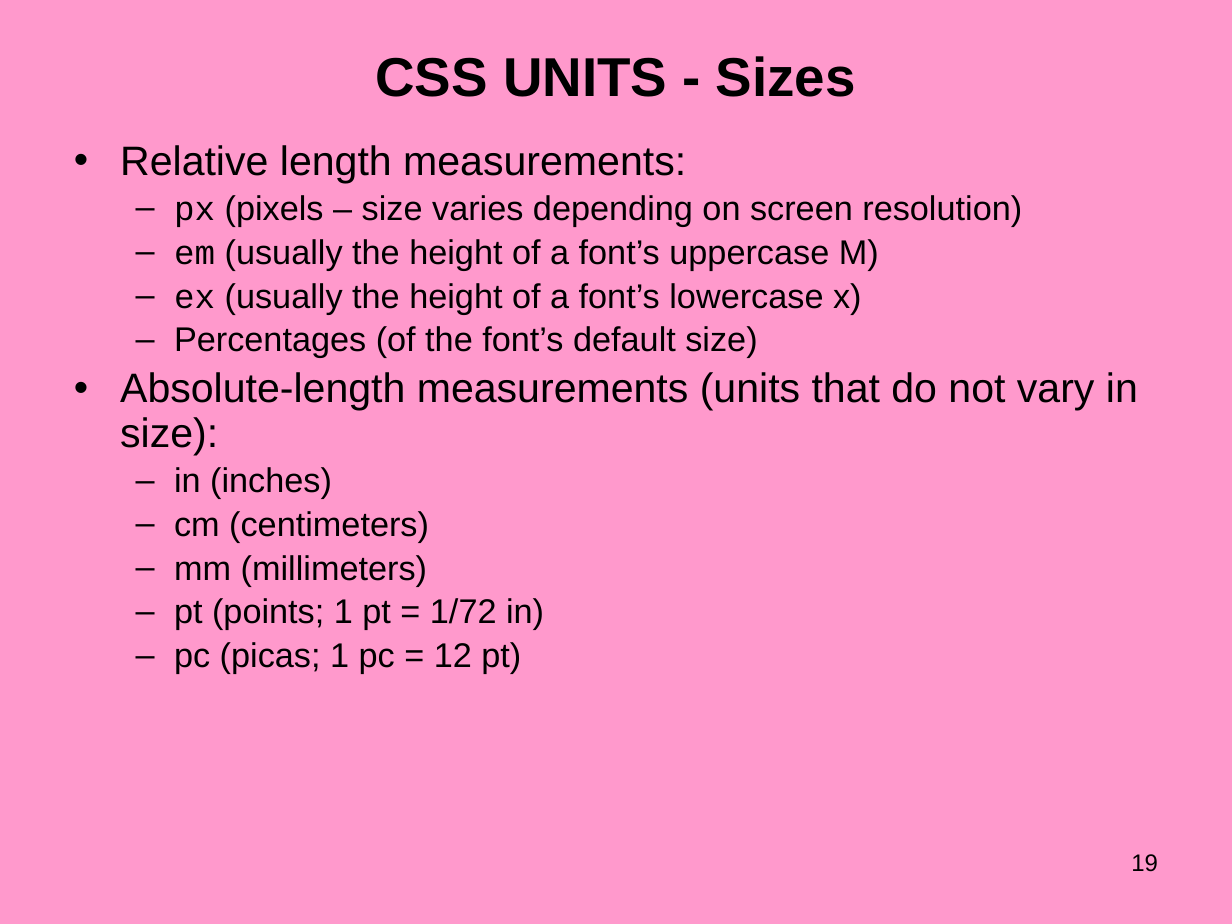
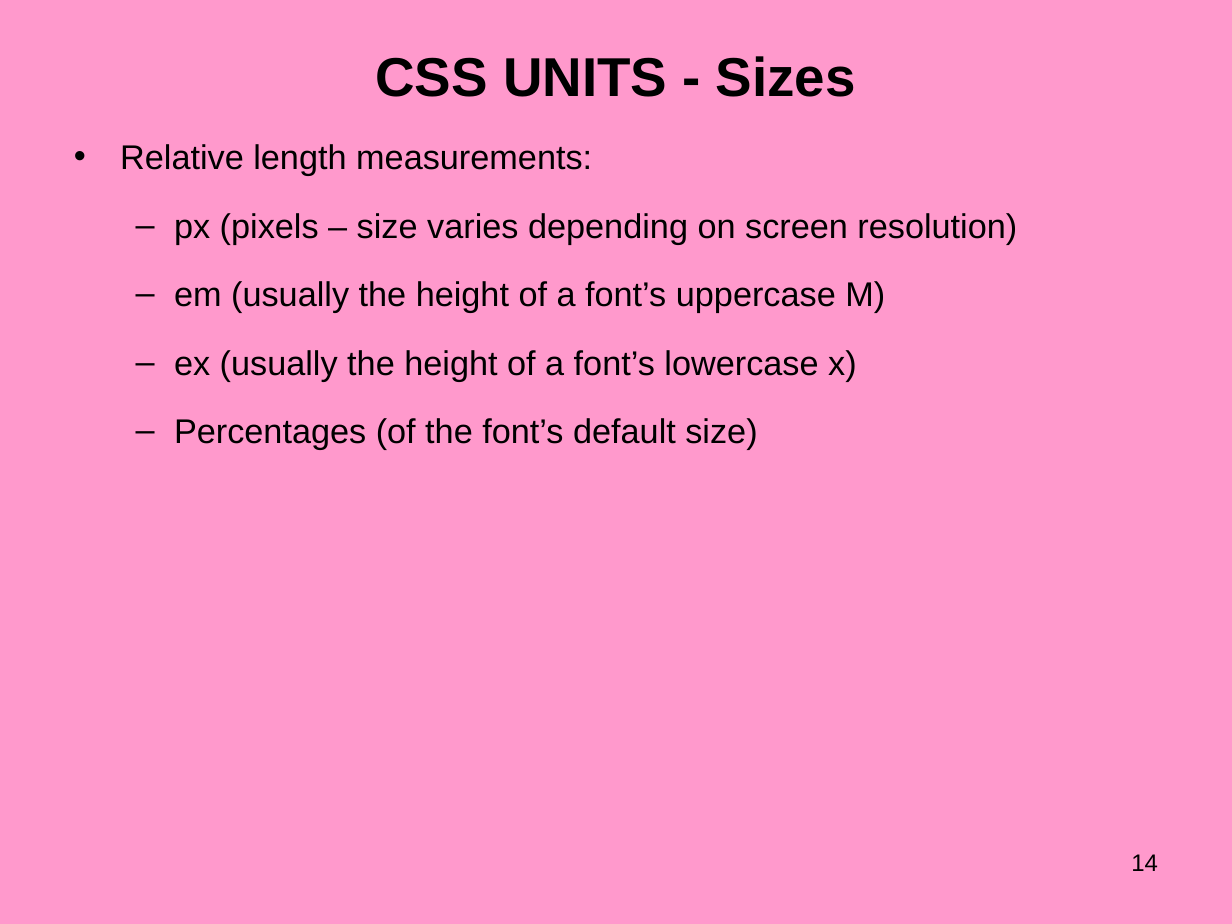
Before and after one commit to vatsanTraining/ui_june_2024, a slide deck: slide 14 of CSS_2024.pptx (slide 19 before the commit). Drawn at 1232x924 pixels with LibreOffice and Linux fonts; fonts in the diff are those of the drawing; background and template pictures are left out. Boxes give left, top, right and bottom in pixels: in the first picture for what was removed or moved away, otherwise in the second. Text is boxed around its words. In the diff, an @@ line names an element or a change of style, - is before the commit and + after.

```diff
--- a/CSS_2024.pptx
+++ b/CSS_2024.pptx
@@ text "Relative length measurements:" at (120, 144, 1017, 450): size 24 to 20 pt in "Relative length measurements:"; font Courier New to Arial in "px", "em", "ex"; line spacing 0.9 to 1.5 @@
@@ text at (120, 372, 1138, 674): paragraphs removed @@
-• Absolute-length measurements (units that do not vary in size):
-  – in (inches)
-  – cm (centimeters)
-  – mm (millimeters)
-  – pt (points; 1 pt = 1/72 in)
-  – pc (picas; 1 pc = 12 pt)
@@ page number at (1131, 854, 1158, 871): text changed @@
-19
+14
```
Also in this commit, not shown: 2 other slides changed, 8 slides added, 6 slides removed, 24 other files.
